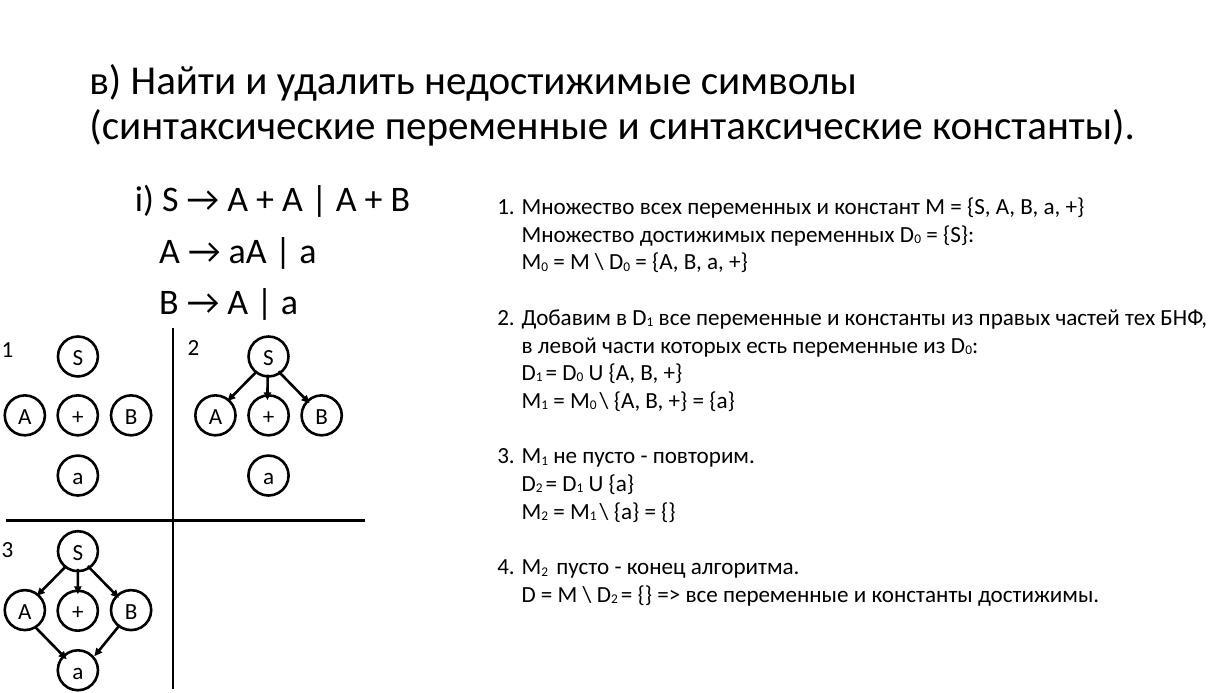
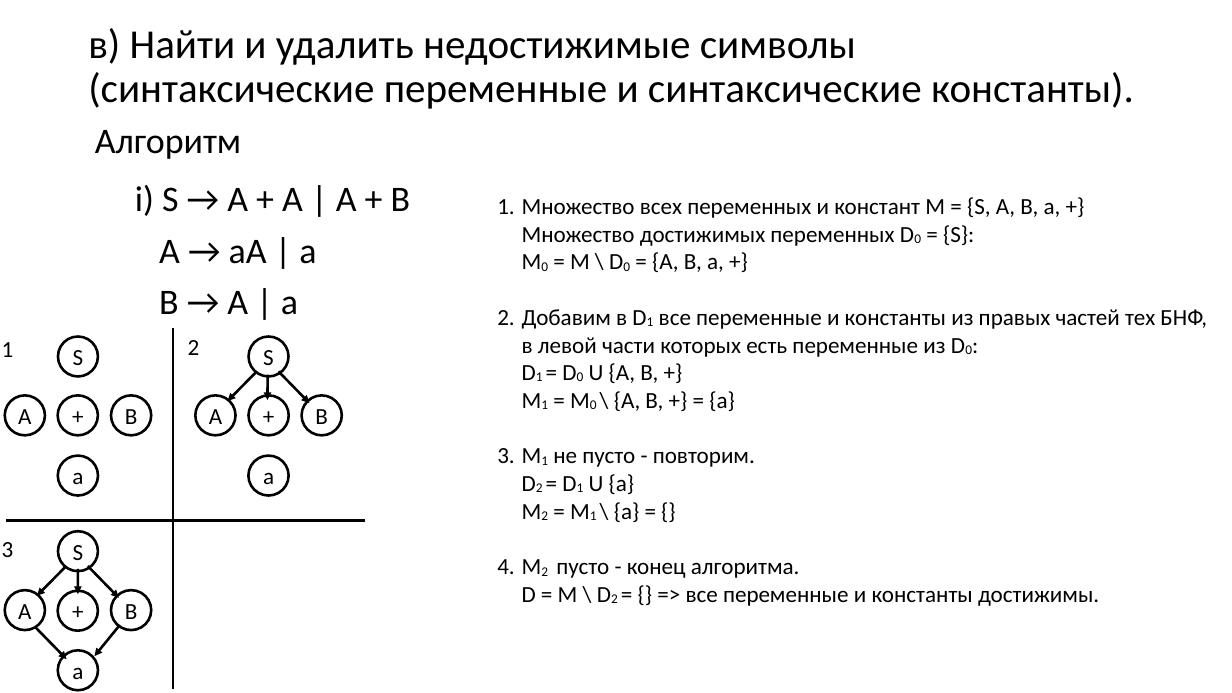
Before and after one commit to goddamnteam/korzun, a slide deck: slide 8 of task6.pptx (slide 9 before the commit). Drawn at 1232x693 pixels with LibreOffice and Linux fonts; fonts in the diff are those of the drawing. Boxes give left, top, right and bottom in pixels: in the first picture for what was removed or moved away, otherwise in the second. Text is boxed around its words. In the diff, an @@ line names an element or a change of style, - is before the commit and + after.

```diff
--- a/task6.pptx
+++ b/task6.pptx
@@ title "в) Найти и удалить недостижимые ...": place and size @@
-title "в) Найти и удалить недостижимые ..." at [89,64,1135,146]
+title "в) Найти и удалить недостижимые ..." at [88,28,1134,109]
@@ text added at [95,130,241,159], 28 pt, text #000000 @@
+Алгоритм
```
Also in this commit, not shown: 8 other slides changed, 1 slide removed.
